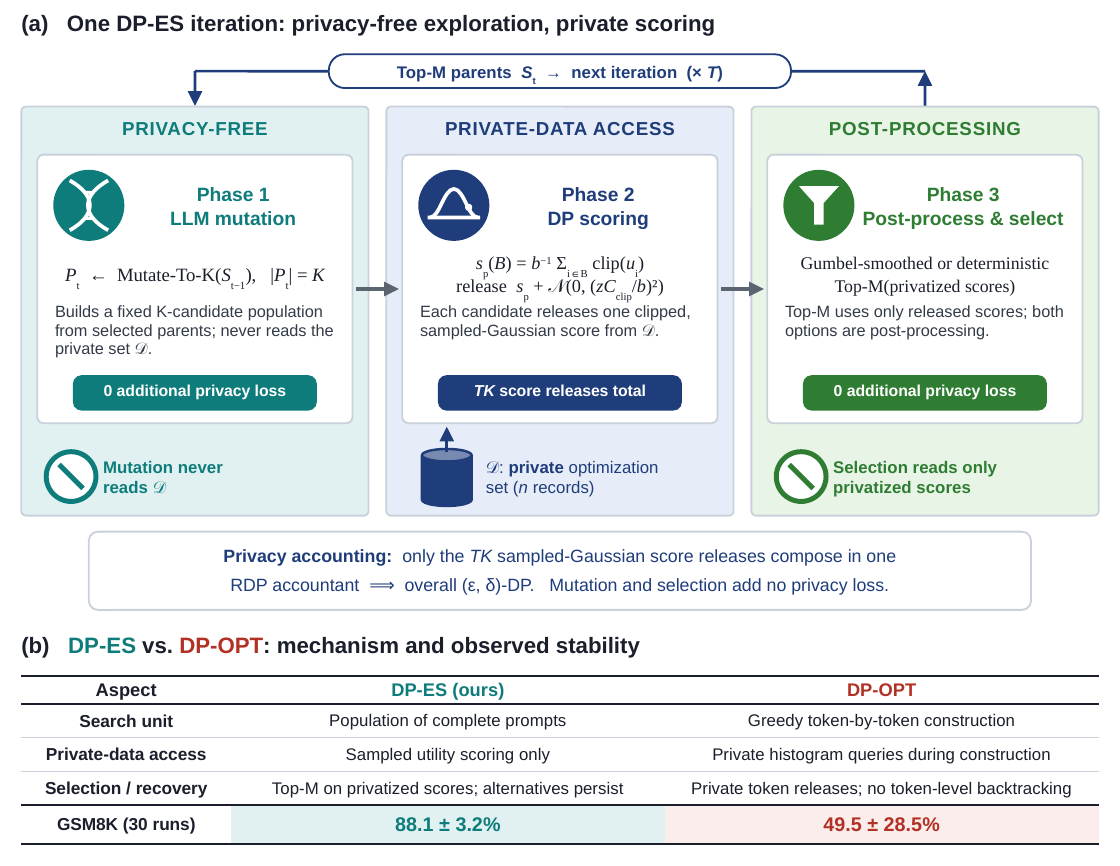
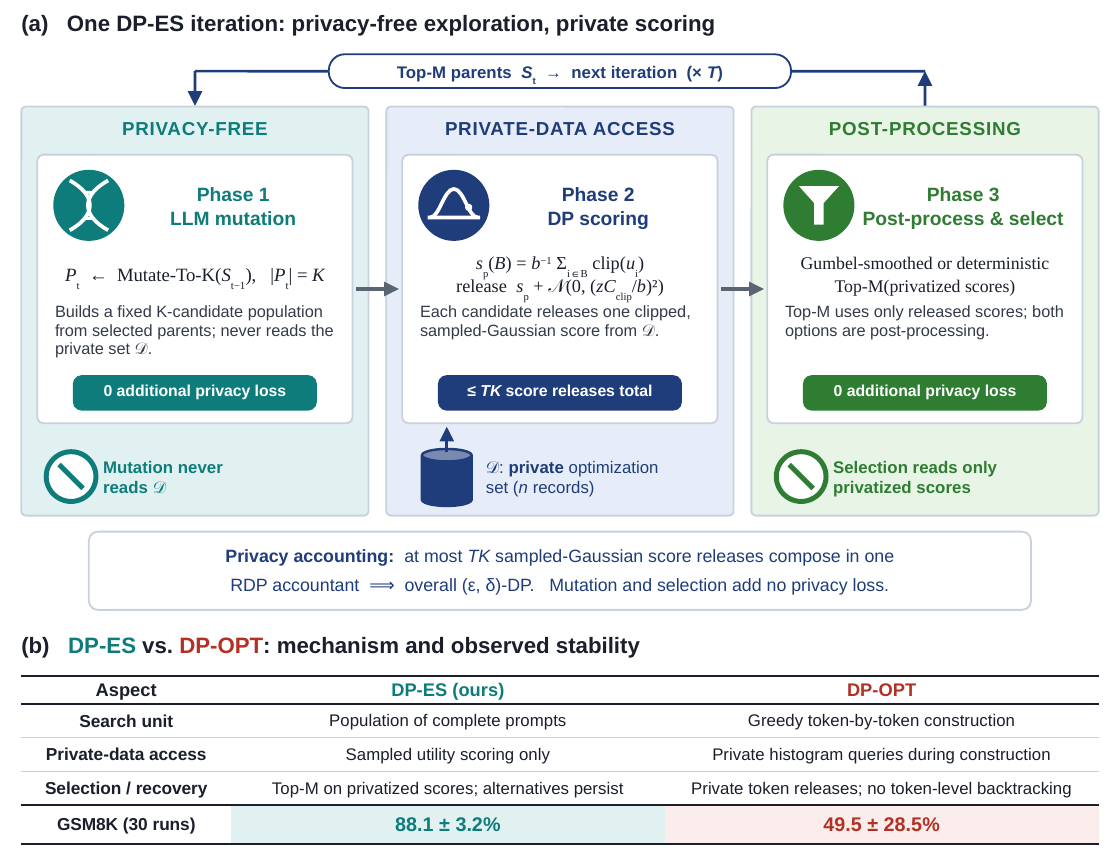
Before and after one commit to StephCpa/dp-es, a slide deck: slide 1 of paper/figures/DPES_Figure1_v2_editable.pptx. Drawn at 1120x866 pixels with LibreOffice and Linux fonts; fonts in the diff are those of the drawing. Boxes give left, top, right and bottom in pixels: in the first picture for what was removed or moved away, otherwise in the second. Text is boxed around its words. In the diff, an @@ line names an element or a change of style, - is before the commit and + after.

Commit message:
State worst-case score release count

```diff
--- a/paper/figures/DPES_Figure1_v2_editable.pptx
+++ b/paper/figures/DPES_Figure1_v2_editable.pptx
@@ text at (x1=480, y1=384, x2=652, y2=396): text changed @@
-TK score releases total
+≤ TK score releases total
@@ text at (x1=225, y1=549, x2=895, y2=566): text changed @@
-Privacy accounting: only the TK sampled-Gaussian score releases compose in one
+Privacy accounting: at most TK sampled-Gaussian score releases compose in one
```
Also in this commit, not shown: 6 other files.
